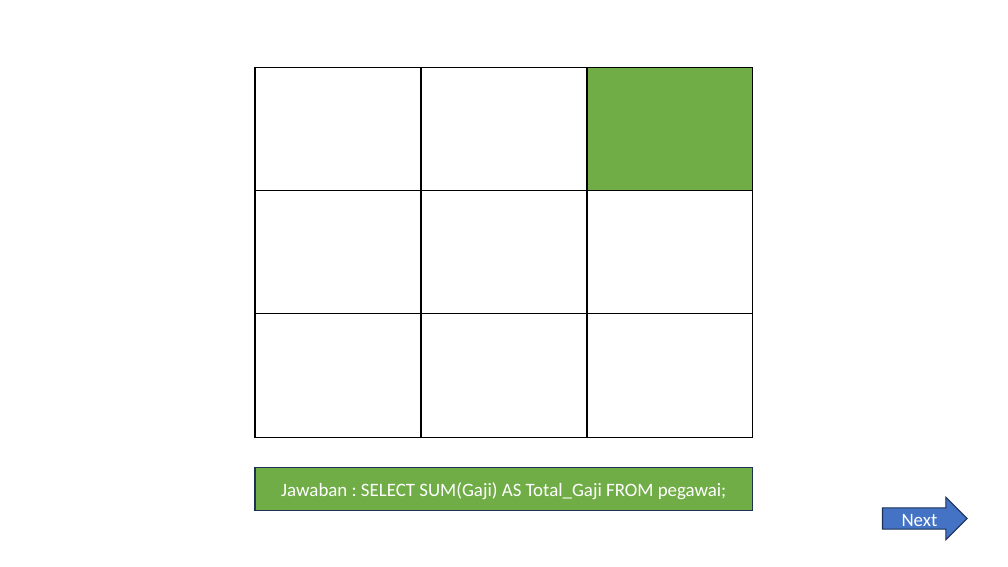
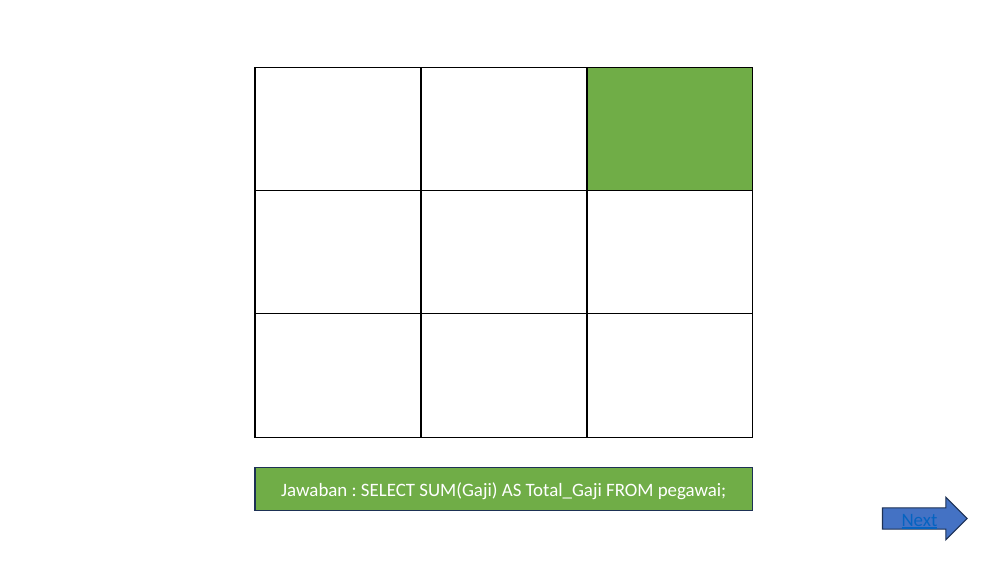
Before and after one commit to clementhermawan/BASIS-DATA, a slide deck: slide 8 of PermainanTikTakTu.pptx (slide 6 before the commit). Drawn at 1008x567 pixels with LibreOffice and Linux fonts; fonts in the diff are those of the drawing. Boxes give left, top, right and bottom in pixels: in the first picture for what was removed or moved away, otherwise in the second. Text is boxed around its words. In the diff, an @@ line names an element or a change of style, - is before the commit and + after.

```diff
--- a/PermainanTikTakTu.pptx
+++ b/PermainanTikTakTu.pptx
@@ right arrow "Next" at <box>882,498,967,541</box>: text colour #FFFFFF to #0563C1, underline on @@
```
Also in this commit, not shown: 16 other slides changed, 9 slides added.
